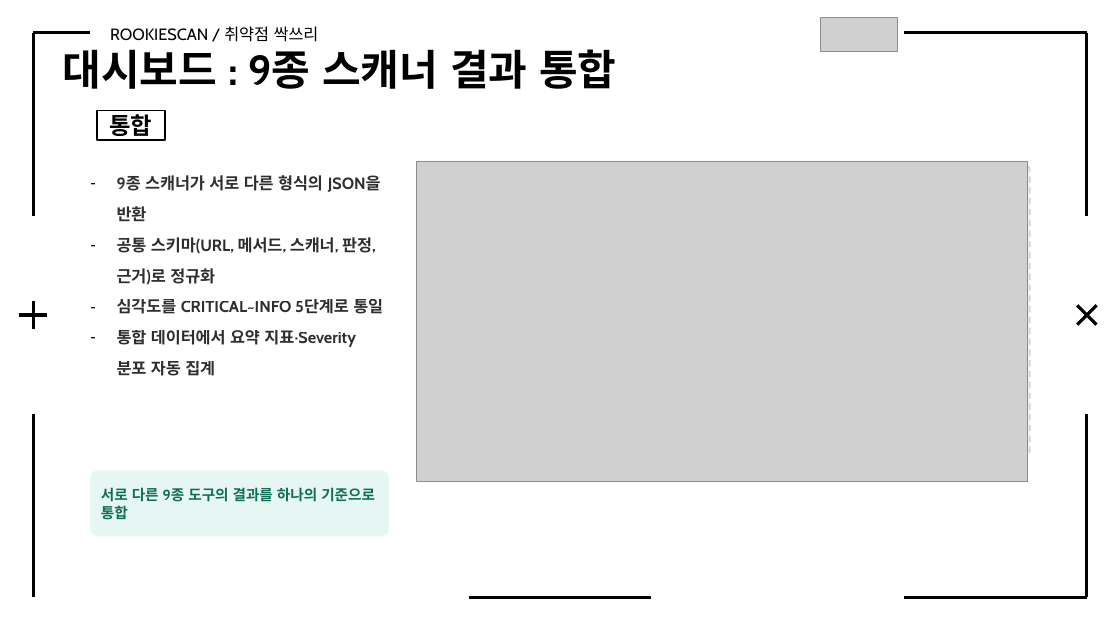
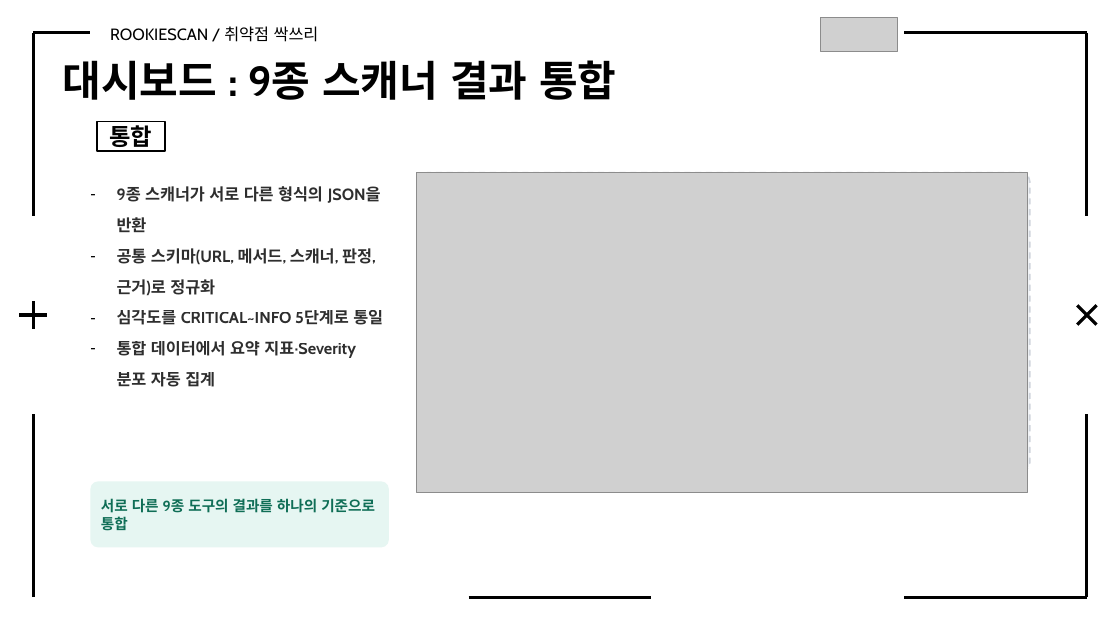
Before and after one commit to Rookies-34-3/Automatic-scanner-tool, a slide deck: slide 33 of 프로젝트 결과보고서_취약점 싹쓰리.pptx. Drawn at 1120x630 pixels with LibreOffice and Linux fonts; fonts in the diff are those of the drawing; grey boxes stand for pictures. Boxes give left, top, right and bottom in pixels: in the first picture for what was removed or moved away, otherwise in the second. Text is boxed around its words. In the diff, an @@ line names an element or a change of style, - is before the commit and + after.

Commit message:
대시보드 ppt 높이 수정

```diff
--- a/프로젝트 결과보고서_취약점 싹쓰리.pptx
+++ b/프로젝트 결과보고서_취약점 싹쓰리.pptx
@@ 2 texts, 2 rounded rectangles, 1 picture, 1 rectangle: place and size @@
-2 texts, 2 rounded rectangles, 1 picture, 1 rectangle at (63, 49, 1029, 536)
+2 texts, 2 rounded rectangles, 1 picture, 1 rectangle at (63, 60, 1029, 548)
```
Also in this commit, not shown: 11 other slides changed.
